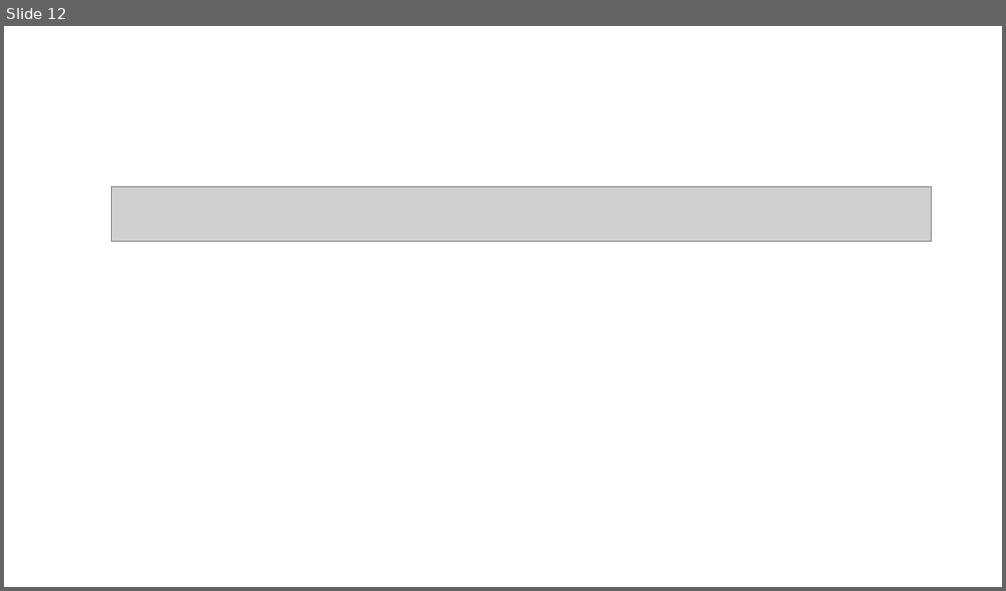
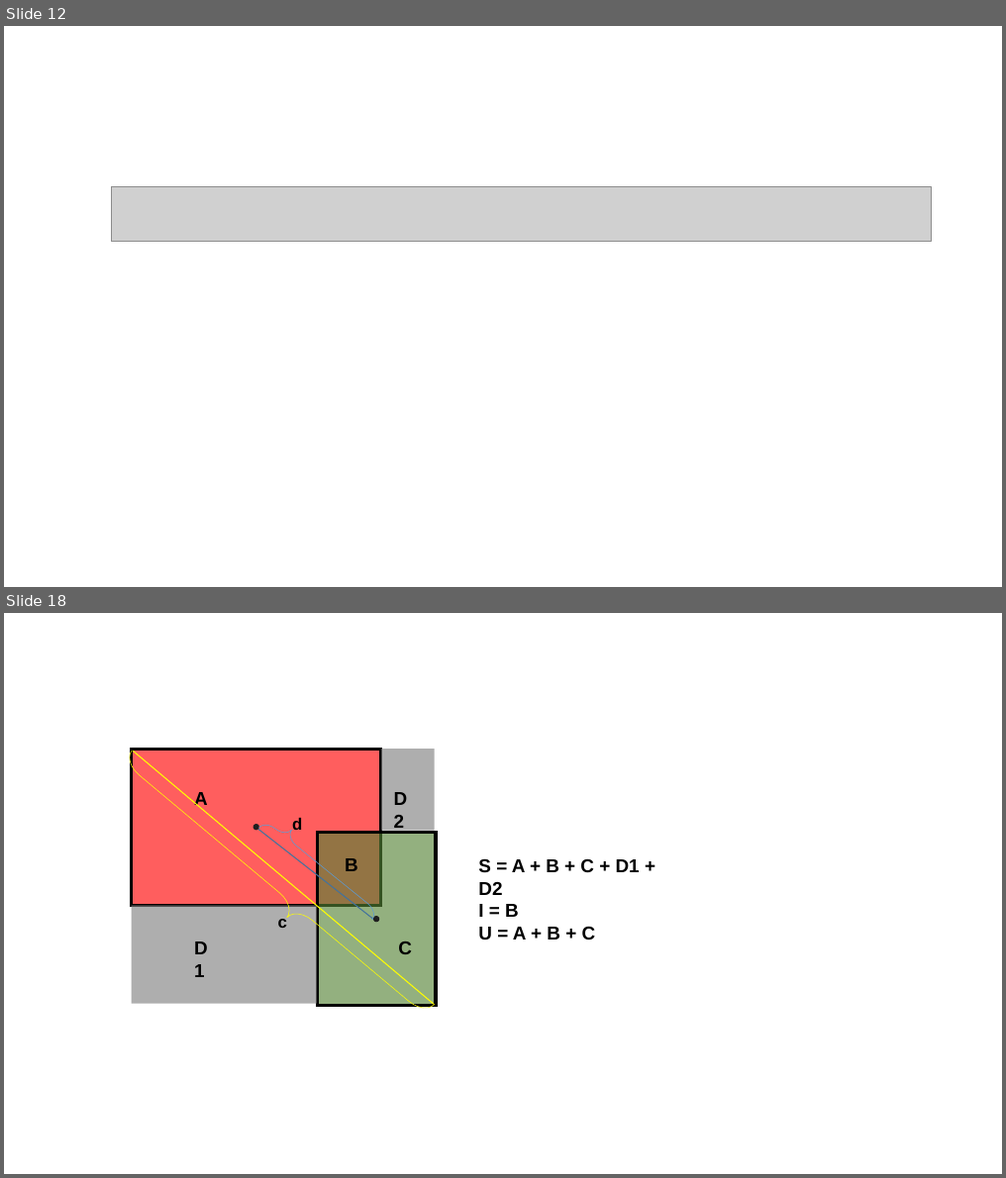
Before and after one commit to Winliam/Winliam.github.io, a slide deck: img/blog.pptx. Shown one above the other, each under a label of ours: slide 12 before the commit, slides 12 and 18 after it; the slides between them are not shown. The pictures are 1006x591 and 1006x1178 pixels, drawn with LibreOffice and Linux fonts; fonts in the diff are those of the drawing; grey boxes stand for pictures. Boxes give left, top, right and bottom in pixels: in the first picture for what was removed or moved away, otherwise in the second. Text is boxed around its words. In the diff, an @@ line names an element or a change of style, - is before the commit and + after.

```diff
--- a/img/blog.pptx
+++ b/img/blog.pptx
@@ slide 18 added at (4, 613, 1002, 1174), background #FFFFFF @@
@@ group added at (114, 749, 640, 1027): 8 texts, 4 rectangles, 2 ellipses, 2 lines, 2 right braces @@
+A
+B
+C
+D1
+D2
+d
+S = A + B + C + D1 + D2
+I = B
+U = A + B + C
+c
```
Also in this commit, not shown: 9 other slides added, 36 other files.
